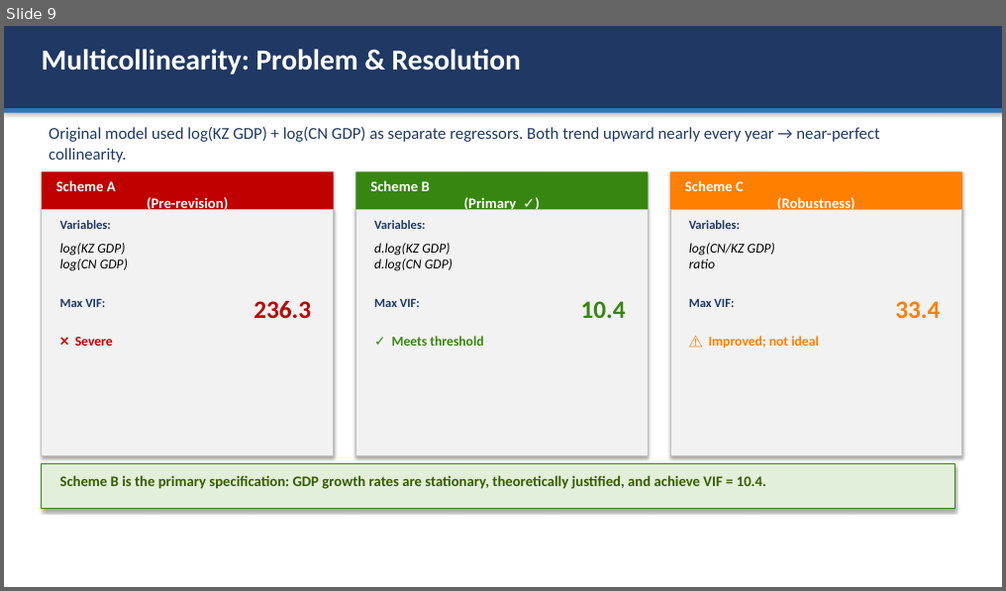
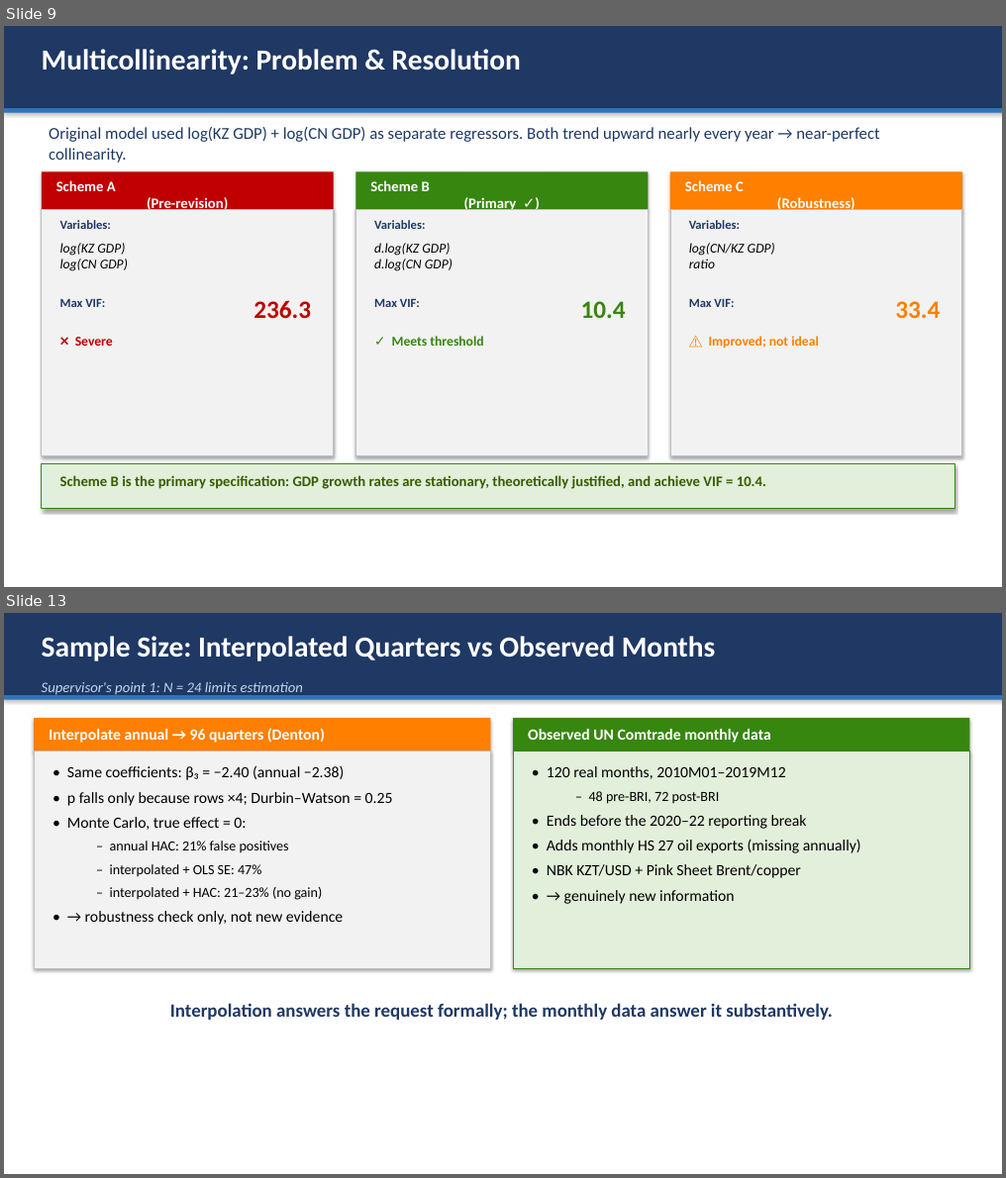
Before and after one commit to omirbeknikar-ship-it/dissertation-final, a slide deck: Paper/defense_presentation.pptx. Shown one above the other, each under a label of ours: slide 9 before the commit, slides 9 and 13 after it; the slides between them are not shown. The pictures are 1006x591 and 1006x1178 pixels, drawn with LibreOffice and Linux fonts; fonts in the diff are those of the drawing. Boxes give left, top, right and bottom in pixels: in the first picture for what was removed or moved away, otherwise in the second. Text is boxed around its words. In the diff, an @@ line names an element or a change of style, - is before the commit and + after.

Commit message:
revision(round 2): monthly data, hypothesis tests, Granger, import-break check
Supervisor feedback round 2:
- Point 1 (N = 24): Denton quarterly disaggregation (n = 96) with Monte
  Carlo showing interpolation adds no information; observed UN Comtrade
  monthly data 2010-2019 (n = 120) with NBK FX and Pink Sheet prices.
- Point 2: formal one-sided hypothesis tests, full model fit statistics,
  annual and monthly Granger causality (VAR-in-differences, Toda-Yamamoto).
- New finding: Kazakhstan-reported imports from China under-recorded in
  2020-2022 (mirror check); sensitivity analysis in Script 43.
- Paper sections 4.7, 5.5-5.6, 6.11, 6.17-6.20; abstract, discussion and
  conclusion updated; PDF/DOCX rebuilt; deck expanded to 23 slides.

```diff
--- a/Paper/defense_presentation.pptx
+++ b/Paper/defense_presentation.pptx
@@ slide 13 added at (4,613,1002,1174), background #FFFFFF @@
@@ rectangle added at (4,613,1002,1174), fill #FFFFFF @@
@@ rectangle added at (4,613,1002,695), fill #1F3864 @@
@@ text added at (42,636,716,662), 28 pt, text #FFFFFF, bold @@
+Sample Size: Interpolated Quarters vs Observed Months
@@ rectangle added at (4,695,1002,700), fill #2E75B6 @@
@@ text added at (42,682,303,696), 14 pt, text #BFD7ED, italic @@
+Supervisor's point 1: N = 24 limits estimation
@@ rectangle added at (34,718,491,752), fill #FF7F00 @@
@@ text added at (49,728,325,743), 15 pt, text #FFFFFF, bold @@
+Interpolate annual → 96 quarters (Denton)
@@ rectangle added at (513,718,969,752), fill #378610 @@
@@ text added at (528,729,771,743), 15 pt, text #FFFFFF, bold @@
+Observed UN Comtrade monthly data
@@ rectangle added at (34,752,491,968), fill #F2F2F2, outline #BFBFBF 0.75 pt @@
@@ rectangle added at (513,752,969,968), fill #E2EFDA, outline #378610 0.75 pt @@
@@ text added at (67,765,393,925), 15 pt, text #000000 @@
+• Same coefficients: β₃ = −2.40 (annual −2.38)
+• p falls only because rows ×4; Durbin–Watson = 0.25
+• Monte Carlo, true effect = 0:
+  – annual HAC: 21% false positives
+  – interpolated + OLS SE: 47%
+  – interpolated + HAC: 21–23% (no gain)
+• → robustness check only, not new evidence
@@ text added at (547,766,861,904), 15 pt, text #000000 @@
+• 120 real months, 2010M01–2019M12
+  – 48 pre-BRI, 72 post-BRI
+• Ends before the 2020–22 reporting break
+• Adds monthly HS 27 oil exports (missing annually)
+• NBK KZT/USD + Pink Sheet Brent/copper
+• → genuinely new information
@@ text added at (170,1003,832,1020), 18 pt, text #1F3864, bold @@
+Interpolation answers the request formally; the monthly data answer it substantively.
```
Also in this commit, not shown: 8 slides changed, 4 other slides added, 41 other files.
